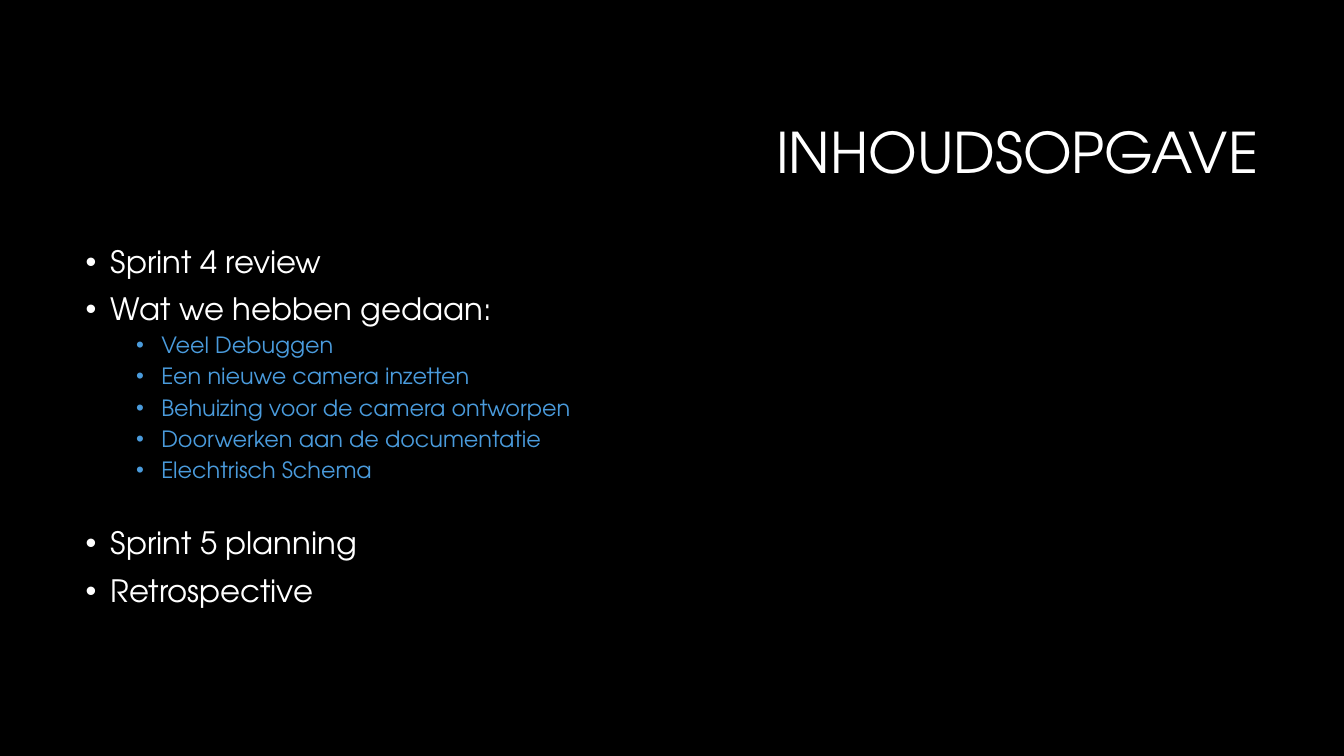
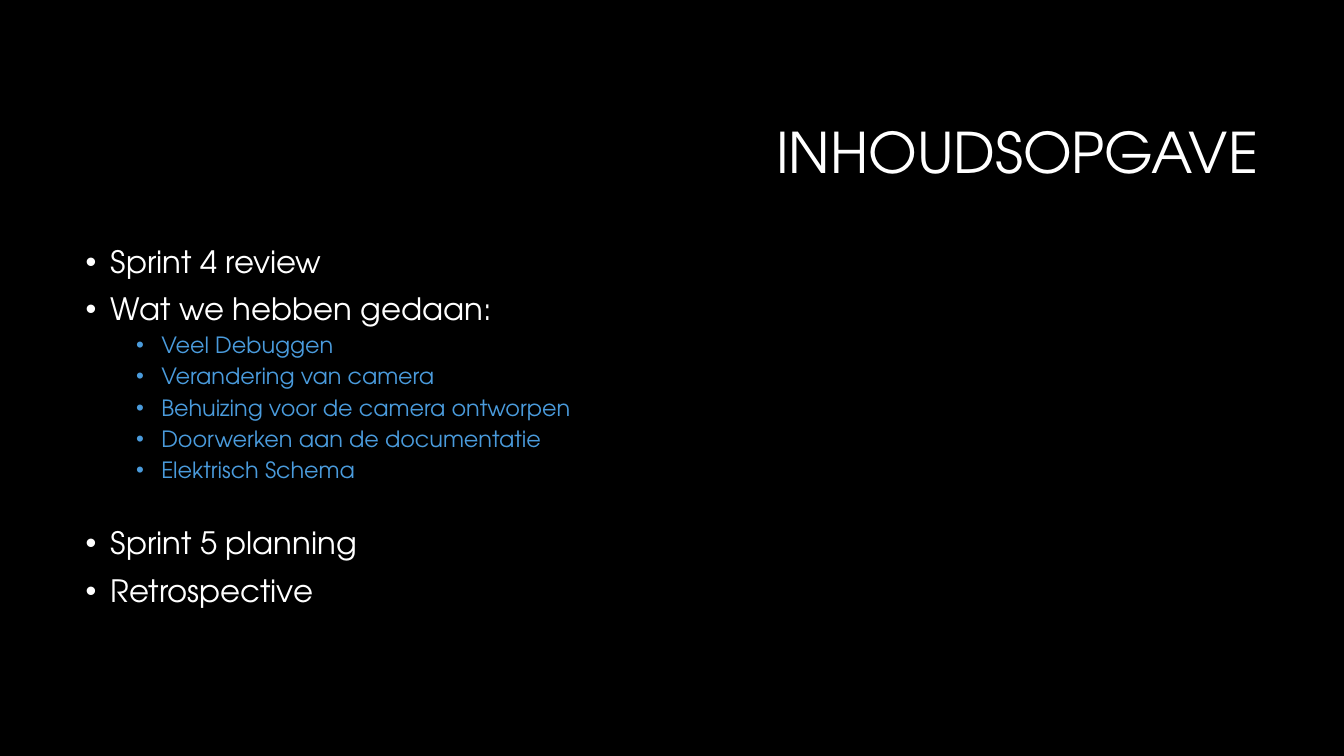
Before and after one commit to TomHeij/Project5-6, a slide deck: slide 2 of Opleverset_Project_5-6/Manage_&_Control/PO meeting 5.pptx. Drawn at 1344x756 pixels with LibreOffice and Linux fonts; fonts in the diff are those of the drawing; background and template pictures are left out. Boxes give left, top, right and bottom in pixels: in the first picture for what was removed or moved away, otherwise in the second. Text is boxed around its words. In the diff, an @@ line names an element or a change of style, - is before the commit and + after.

```diff
--- a/Opleverset_Project_5-6/Manage_&_Control/PO meeting 5.pptx
+++ b/Opleverset_Project_5-6/Manage_&_Control/PO meeting 5.pptx
@@ text at (x1=161, y1=367, x2=434, y2=389): text changed @@
-  • Een nieuwe camera inzetten
+  • Verandering van camera
@@ text at (x1=161, y1=461, x2=355, y2=479): text changed @@
-  • Elechtrisch Schema
+  • Elektrisch Schema
```
Also in this commit, not shown: 6 other slides changed, 1 other file.
